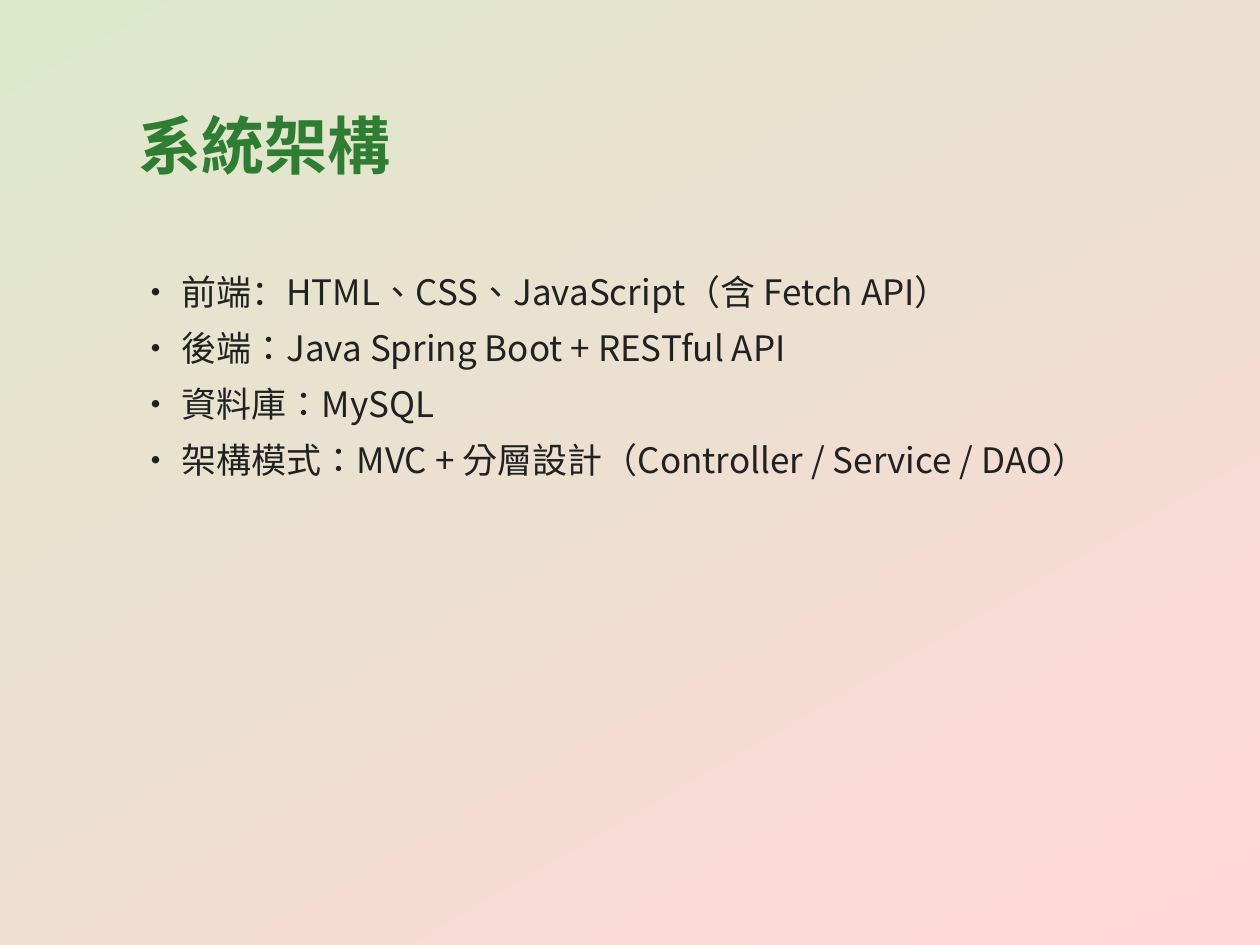
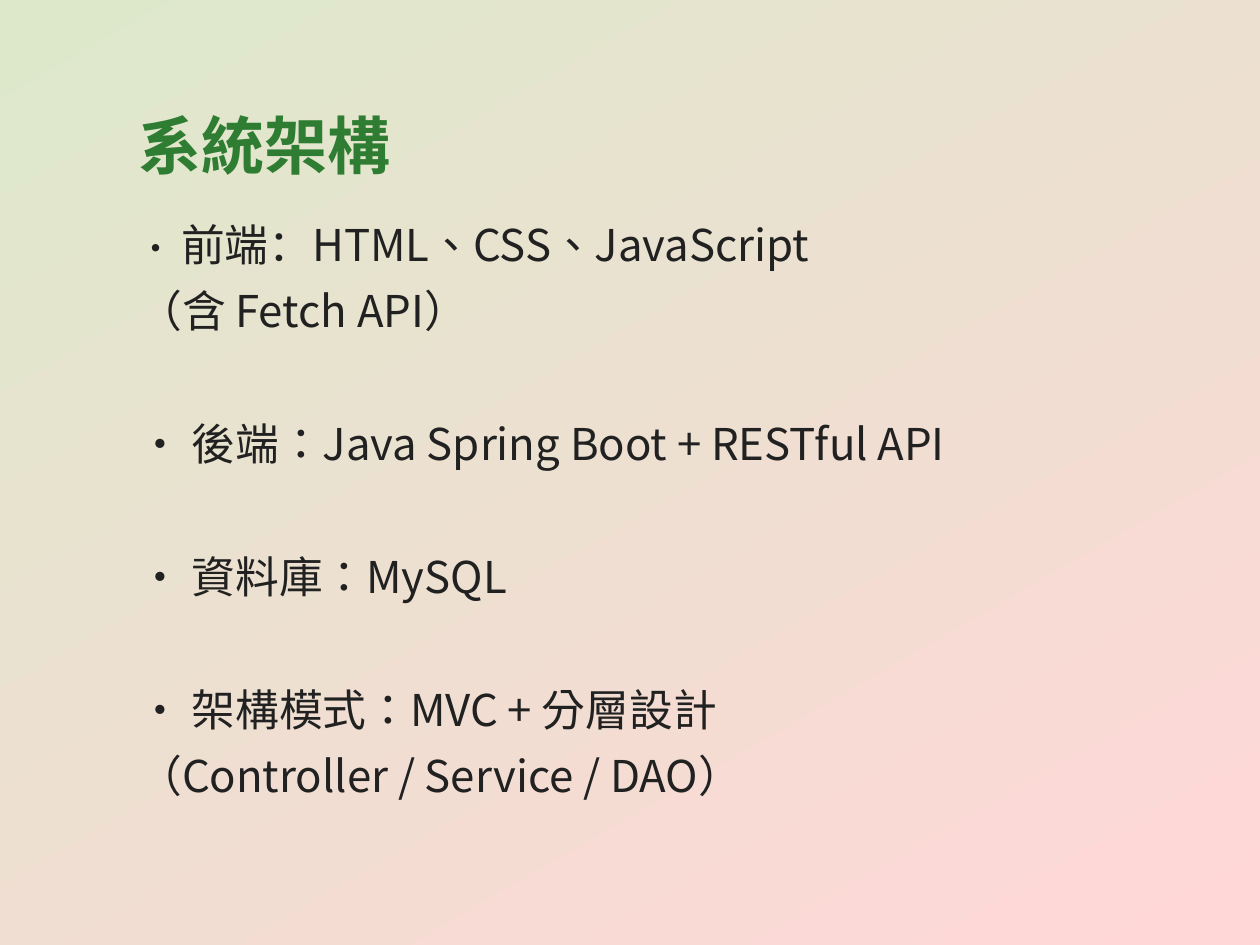
Before and after one commit to CYX1025/EasyBuyFarm, a slide deck: slide 4 of EasyBuyFarm_專案簡報.pptx. Drawn at 1260x945 pixels with LibreOffice and Linux fonts; fonts in the diff are those of the drawing. Boxes give left, top, right and bottom in pixels: in the first picture for what was removed or moved away, otherwise in the second. Text is boxed around its words. In the diff, an @@ line names an element or a change of style, - is before the commit and + after.

```diff
--- a/EasyBuyFarm_專案簡報.pptx
+++ b/EasyBuyFarm_專案簡報.pptx
@@ text "• 前端：HTML、CSS、JavaScript": place and size @@
-text "• 前端：HTML、CSS、JavaScript" at [181,275,1087,476]
+text "• 前端：HTML、CSS、JavaScript" at [138,224,945,796]
@@ text at [138,224,809,331]: text changed; size 20 to 25 pt @@
-• 前端：HTML、CSS、JavaScript（含 Fetch API）
+• 前端：HTML、CSS、JavaScript
+（含 Fetch API）
@@ text at [192,423,945,604]: size 20 to 25 pt in "• 後端：Java Spring Boot + RESTful API", "• 資料庫：MySQL" @@
@@ text at [138,689,742,796]: text changed; size 20 to 25 pt @@
-• 架構模式：MVC + 分層設計（Controller / Service / DAO）
+• 架構模式：MVC + 分層設計
+（Controller / Service / DAO）
```
Also in this commit, not shown: 17 other slides changed, 6 slides added.
